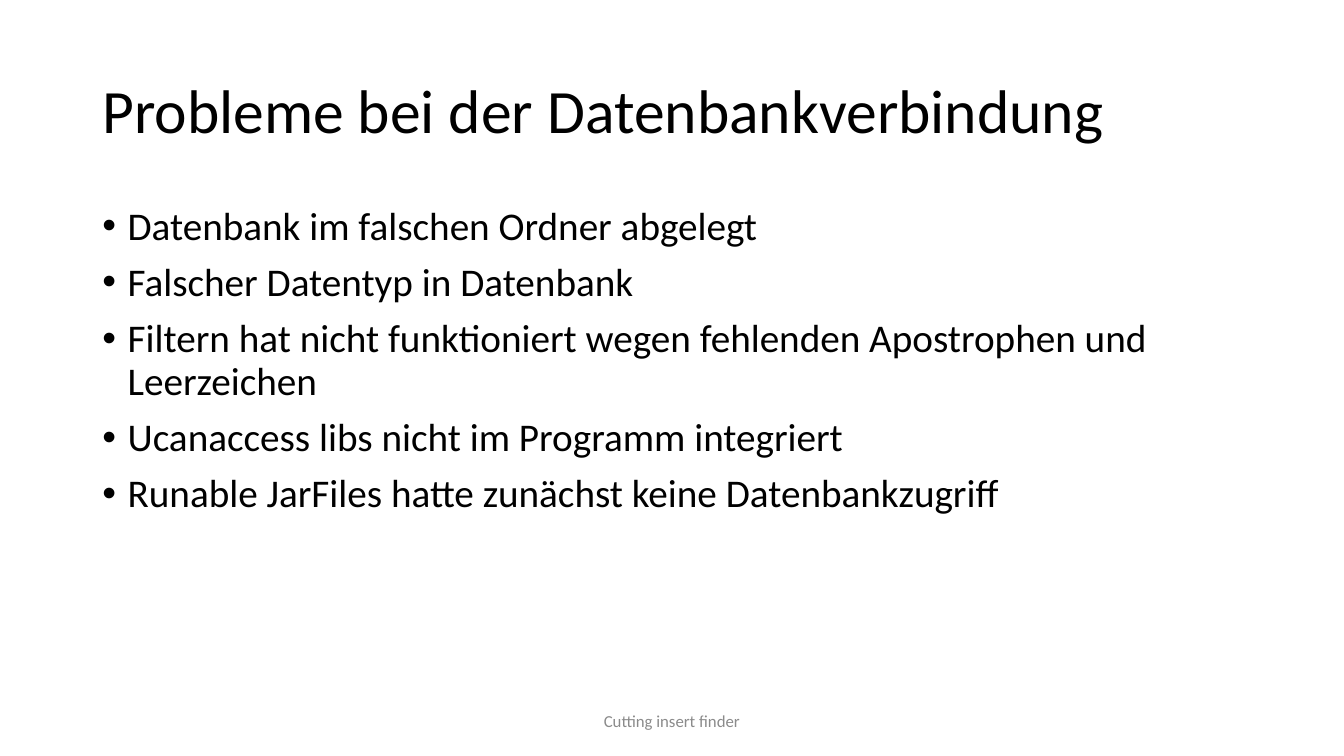
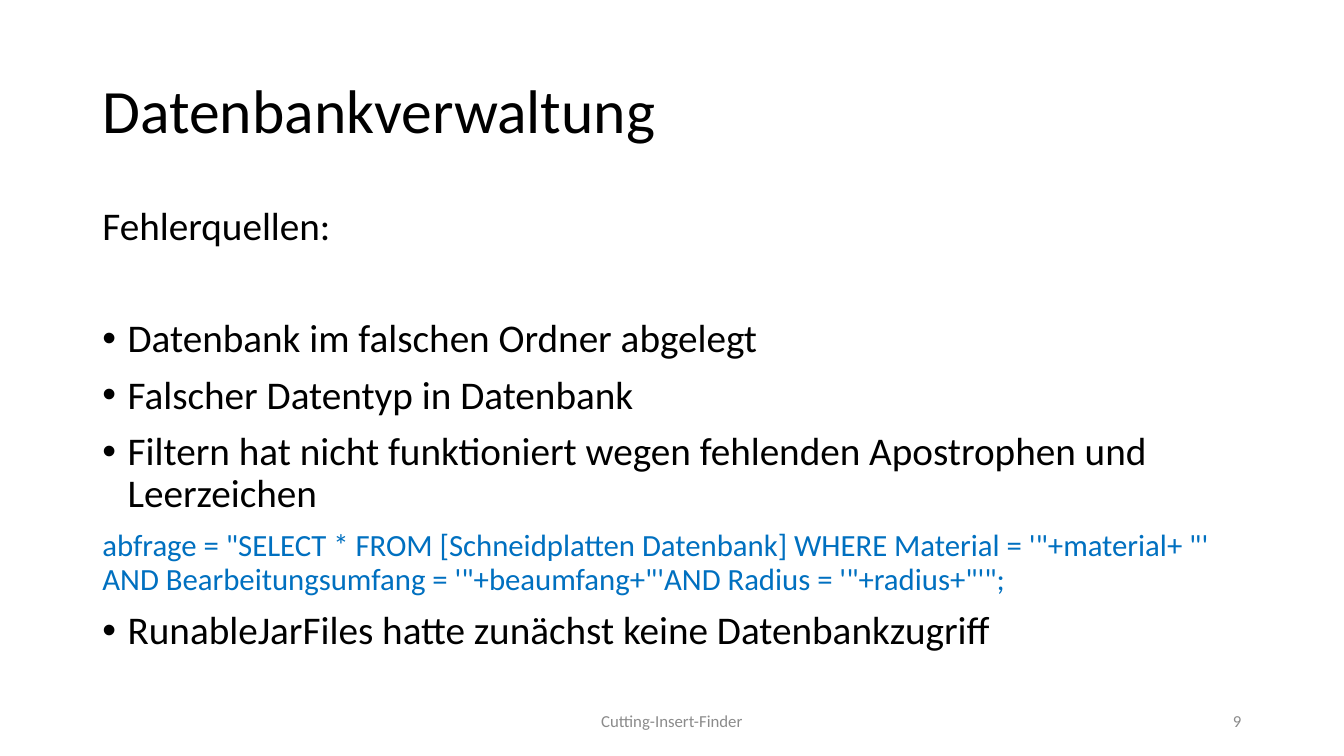
Before and after one commit to vinzenzdreher/DV-Projekt, a slide deck: slide 9 of 4_Praesentation/CuttingInsert Finder.pptx. Drawn at 1344x756 pixels with LibreOffice and Linux fonts; fonts in the diff are those of the drawing; background and template pictures are left out. Boxes give left, top, right and bottom in pixels: in the first picture for what was removed or moved away, otherwise in the second. Text is boxed around its words. In the diff, an @@ line names an element or a change of style, - is before the commit and + after.

```diff
--- a/4_Praesentation/CuttingInsert Finder.pptx
+++ b/4_Praesentation/CuttingInsert Finder.pptx
@@ title at (102, 90, 655, 144): text changed @@
-Probleme bei der Datenbankverbindung
+Datenbankverwaltung
@@ text at (102, 212, 330, 247): paragraph added @@
+Fehlerquellen:
@@ text at (102, 533, 1182, 651): text changed; size 28 to 22 pt; text colour #000000 to #0070C0 @@
-• Ucanaccess libs nicht im Programm integriert
-• Runable JarFiles hatte zunächst keine Datenbankzugriff
+abfrage = "SELECT * FROM [Schneidplatten Datenbank] WHERE Material = '"+material+ "' AND Bearbeitungsumfang = '"+beaumfang+"'AND Radius = '"+radius+"'";
+• RunableJarFiles hatte zunächst keine Datenbankzugriff
@@ text at (601, 715, 742, 730): text changed @@
-Cutting insert finder
+Cutting-Insert-Finder
@@ page number added at (1233, 716, 1241, 727), 12 pt, text #8C8C8C @@
+9
```
Also in this commit, not shown: 11 other slides changed, 1 slide added, 1 slide removed, 1 other file.
